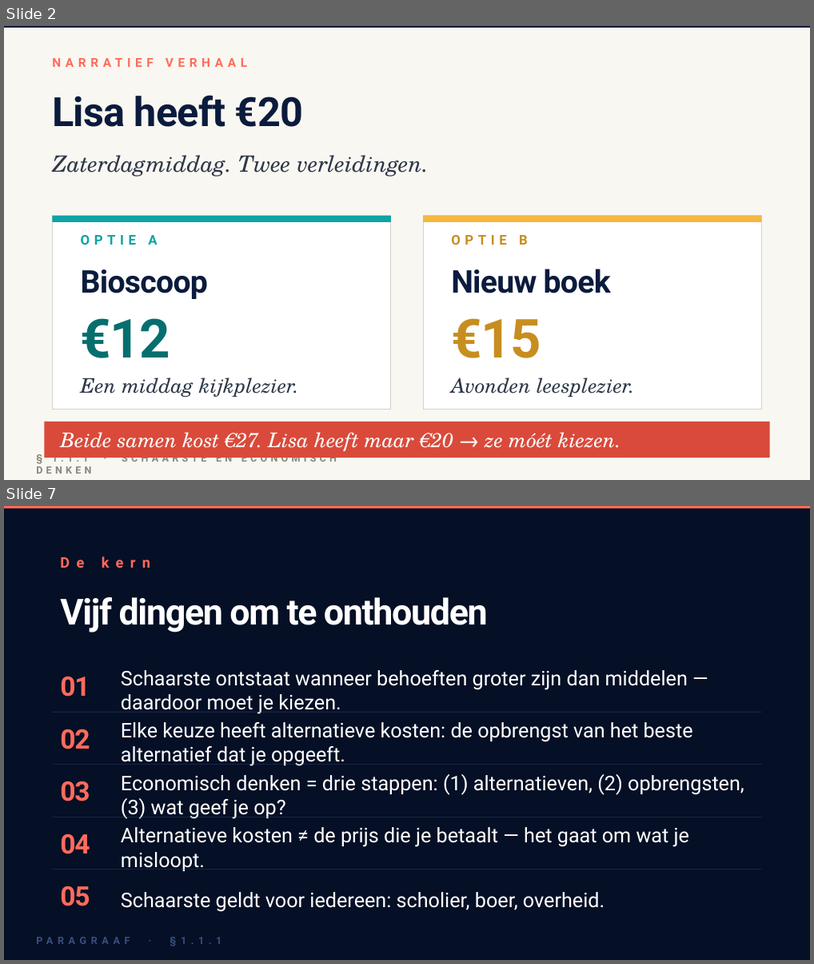
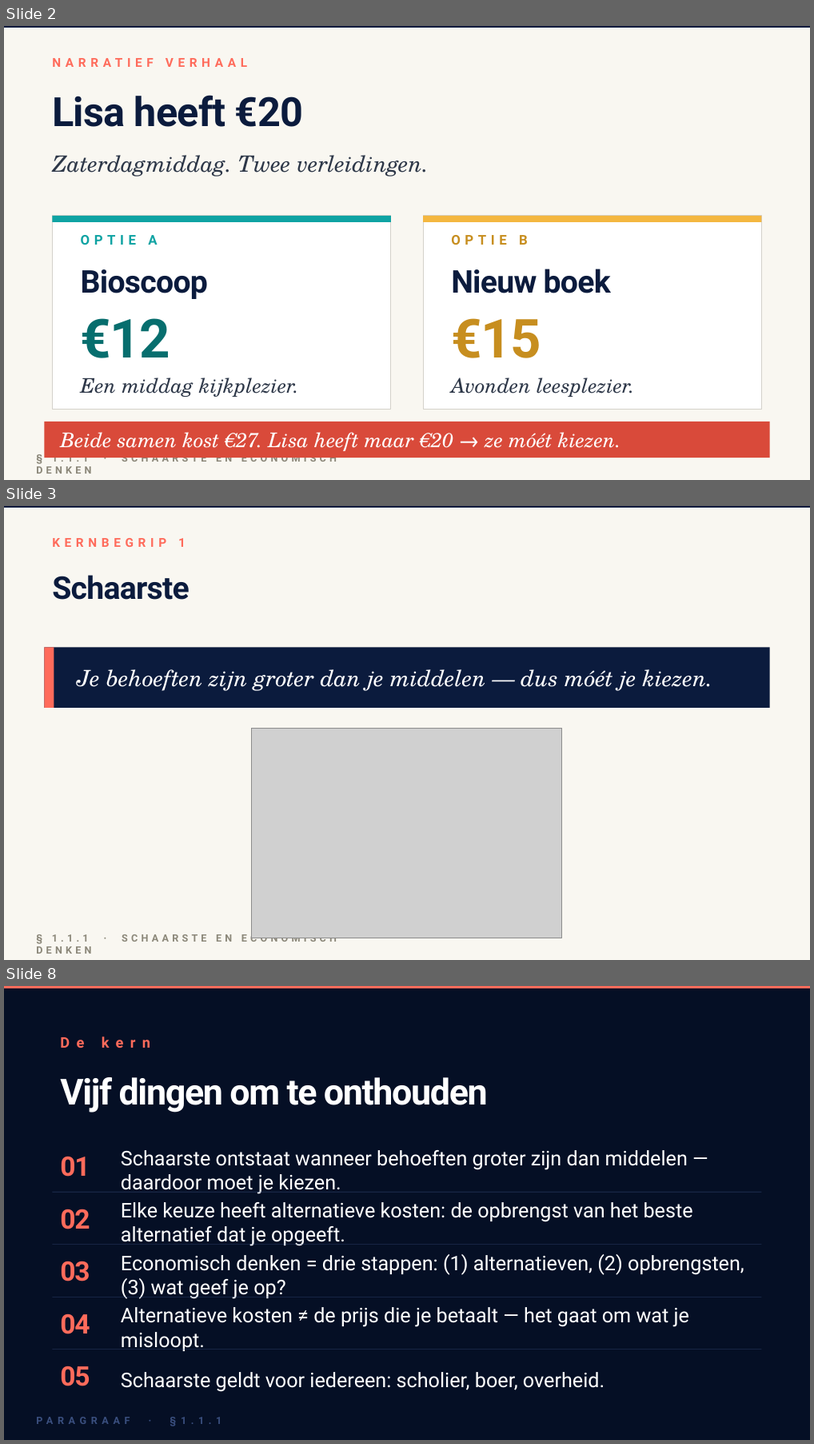
Before and after one commit to meijer1973/4veco-lessen, a slide deck: Boek 1 - Grondslagen, vraag en aanbod/1.1 Hoofdstuk Economisch denken en rekenen/1.1.1 Schaarste en economisch denken/1.1.1 Schaarste en economisch denken – presentatie.pptx. Shown one above the other, each under a label of ours: slides 2 and 7 before the commit, slides 2, 3 and 8 after it; the slides between them are not shown. The pictures are 814x964 and 814x1444 pixels, drawn with LibreOffice and Linux fonts; fonts in the diff are those of the drawing; grey boxes stand for pictures. Boxes give left, top, right and bottom in pixels: in the first picture for what was removed or moved away, otherwise in the second. Text is boxed around its words. In the diff, an @@ line names an element or a change of style, - is before the commit and + after.

```diff
--- a/Boek 1 - Grondslagen, vraag en aanbod/1.1 Hoofdstuk Economisch denken en rekenen/1.1.1 Schaarste en economisch denken/1.1.1 Schaarste en economisch denken – presentatie.pptx
+++ b/Boek 1 - Grondslagen, vraag en aanbod/1.1 Hoofdstuk Economisch denken en rekenen/1.1.1 Schaarste en economisch denken/1.1.1 Schaarste en economisch denken – presentatie.pptx
@@ slide 3 added at box(4, 506, 810, 960), background #F9F7F1; not listed: 2 template elements that a slide beside it also shows @@
@@ text added at box(52, 538, 186, 547), 11 pt, text #FF6B5B, bold @@
+KERNBEGRIP 1
@@ text added at box(52, 575, 189, 600), 28 pt, text #0B1B3D, bold @@
+Schaarste
@@ rectangle added at box(44, 647, 770, 708), fill #0B1B3D @@
@@ rectangle added at box(44, 647, 54, 708), fill #FF6B5B @@
@@ text added at box(77, 669, 714, 691), 20 pt, text #FFFFFF, italic @@
+Je behoeften zijn groter dan je middelen — dus móét je kiezen.
@@ picture added at box(252, 728, 563, 937) @@
@@ what was slide 7 is now slide 8 @@
```
Also in this commit, not shown: 2 slides changed, 2 other slides added, 2 slides removed, 26 other files.
